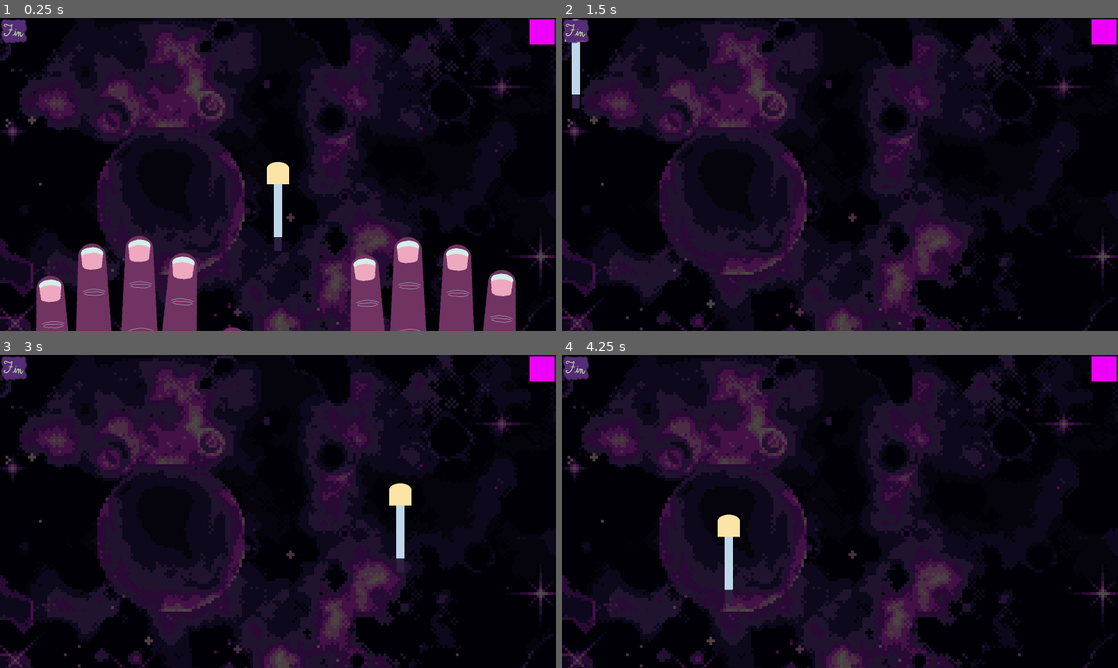
Above: before the commit, frames 1-4 (two rows, left to right).
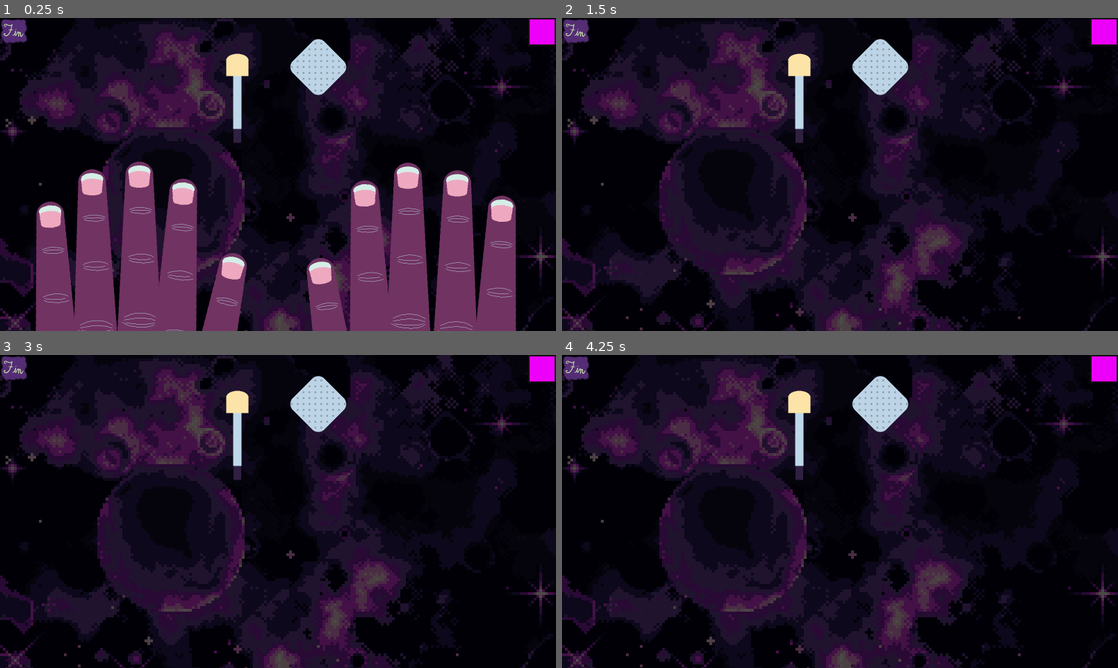
Above: after the commit, the same moments.

Repository: Wake1st/colored-claws
Game: Godot game, scene res://base/main.tscn
Two runs of this game, one before a commit and one after it. Both use one fixed random seed, a clock stepped at 60 frames per second and the inputs below.
Inputs (mouse positions are in pixels of both pictures, inside the frame that each line leads up to):
- Up to frame 1 (0.25 s): no input
- Up to frame 2 (1.5 s): click (573, 30) at 0.5 s; click (573, 30) at 1.25 s
- Up to frame 3 (3 s): click (11, 367) at 2 s; tap Enter at 2.75 s; move the mouse to (400, 495) at 2.77 s; press the mouse at (400, 495) at 2.78 s
- Up to frame 4 (4.25 s): tap Space at 3.5 s; move the mouse to (728, 527) at 3.52 s; release the mouse at (728, 527) at 3.53 s; click (728, 527) at 3.6 s

The runs differ from the first frame. In frame 1, 21% of the frame differs, in the area x 6-93%, y 6-100%; in frame 2, 2.1%; in frame 3, 2.3%; in frame 4, 2.3%.
Error after the commit: Parse Error: Too few arguments for "draw_line()" call. Expected at least 6 but received 4. (res://body/nail.gd:63)

Commit message:
adding cleaning pad WIP

Diff:
--- a/body/Paint.gd
+++ b/body/Paint.gd
@@ -40,3 +40,42 @@
 	# update image and return
 	img.blend_rect_mask(blend, img, img.get_used_rect(), Vector2.ZERO)
 	return img
+
+
+func clear_circle(
+	img: Image,
+	start_position: Vector2,
+	end_position: Vector2,
+	radius: float
+) -> Image:
+# draw the new image
+	var blend: Image = Image.create_empty(img.get_width(), img.get_height(), false, Image.FORMAT_RGBA8)
+	var rect = img.get_used_rect()
+	#
+	#var circle_x = width * cos(angle)
+	#var circle_y = width * sin(angle)
+	#
+	#var current_position: Vector2 = start_position
+	#var paint_vector: Vector2 = end_position - start_position
+	#var height: int = ceili(paint_vector.length())
+	#for r in data.radius:
+		#for i in angle:
+			#current_position = paint_vector * height
+			#
+			#var x: int = start_position.x + current_position.x + circle_x/2 - i * cos(angle) - 1
+			#var y: int = start_position.y + current_position.y +  circle_y/2 - i * sin(angle) - 1
+			#
+			#if rect.has_point(Vector2(x, y)):
+				#blend.set_pixel(x, y, color)
+			#if rect.has_point(Vector2(x, y - 1)):
+				#blend.set_pixel(x, y - 1, color)
+			#if rect.has_point(Vector2(x, y + 1)):
+				#blend.set_pixel(x, y + 1, color)
+			#if rect.has_point(Vector2(x - 1, y)):
+				#blend.set_pixel(x - 1, y, color)
+			#if rect.has_point(Vector2(x + 1, y)):
+				#blend.set_pixel(x + 1, y, color)
+
+	# update image and return
+	img.blend_rect_mask(blend, img, img.get_used_rect(), Vector2.ZERO)
+	return img
--- a/body/nail.gd
+++ b/body/nail.gd
@@ -56,6 +56,30 @@
 	return pixel_changes.size() / pixel_count
 
 
+func clean(data: PadData) -> float:
+	# draw new image and blend
+	var start = data.start_position - global_position + sprite.texture.get_size()/2
+	var end = data.end_position - global_position + sprite.texture.get_size()/2
+	image = Paint.draw_line(image, start, end, data.radius)
+	sprite.texture = ImageTexture.create_from_image(image)
+
+	# note changes
+	for j in image.get_height():
+		for i in image.get_width():
+			var coord = Vector2(i,j)
+			var color = image.get_pixelv(coord)
+			if color == COLOR_ZERO:
+				continue
+
+			if pixel_colors[coord] != color:
+				pixel_colors[coord] = color
+				if !pixel_changes.has(coord):
+					pixel_changes.push_back(coord)
+
+	# update progress and check win
+	return pixel_changes.size() / pixel_count
+
+
 func set_texture(img: Image) -> void:
 	image = img
 	sprite.texture = ImageTexture.create_from_image(img)
--- a/tests/test_brush.tscn
+++ b/tests/test_brush.tscn
@@ -1,6 +1,6 @@
 [gd_scene load_steps=2 format=3 uid="uid://cdjn2vcxjtprs"]
 
-[ext_resource type="PackedScene" uid="uid://dotua67jeg5fg" path="res://tools/brush.tscn" id="1_ulp7j"]
+[ext_resource type="PackedScene" uid="uid://dotua67jeg5fg" path="res://tools/brush/brush.tscn" id="1_ulp7j"]
 
 [node name="TestBrush" type="Node2D"]
 
--- /dev/null
+++ b/tools/ToolData.gd
@@ -0,0 +1 @@
+class_name ToolData
--- a/tools/BrushData.gd
+++ b/tools/brush/BrushData.gd
@@ -1,4 +1,5 @@
 class_name BrushData
+extends ToolData
 
 
 var start_position: Vector2
--- a/tools/brush.gd
+++ b/tools/brush/brush.gd
@@ -1,5 +1,5 @@
 class_name Brush
-extends Node2D
+extends Tool
 
 
 const ROTATION_OFFSET: float = PI/2
@@ -15,7 +15,6 @@
 
 var active: bool
 var pivoting: bool
-
 var last_position: Vector2
 
 
@@ -29,9 +28,7 @@
 	return data
 
 
-func _process(_delta) -> void:
-	var mouse = get_global_mouse_position()
-
+func process(_delta: float, mouse: Vector2) -> void:
 	if pivoting:
 		var vector = global_position.direction_to(mouse)
 		rotation = vector.angle() + ROTATION_OFFSET
@@ -40,7 +37,7 @@
 		position = mouse - hold_offset
 
 
-func _input(event) -> void:
+func input(event: InputEvent) -> void:
 	if event.is_action_pressed("activate_brush"):
 		active = true
 	elif event.is_action_released("activate_brush"):
--- a/tools/brush.tscn
+++ b/tools/brush/brush.tscn
@@ -1,10 +1,11 @@
 [gd_scene load_steps=3 format=3 uid="uid://dotua67jeg5fg"]
 
-[ext_resource type="Script" uid="uid://bxok70rmhr8o6" path="res://tools/brush.gd" id="1_kgsti"]
+[ext_resource type="Script" uid="uid://bxok70rmhr8o6" path="res://tools/brush/brush.gd" id="1_kgsti"]
 [ext_resource type="Texture2D" uid="uid://cgwo5pojc3cuw" path="res://assets/textures/brush.png" id="1_x3xu1"]
 
 [node name="Brush" type="Node2D"]
 script = ExtResource("1_kgsti")
+width = null
 
 [node name="Sprite2D" type="Sprite2D" parent="."]
 texture_filter = 1
--- /dev/null
+++ b/tools/pad/PadData.gd
@@ -0,0 +1,7 @@
+class_name PadData
+extends ToolData
+
+
+var start_position: Vector2
+var end_position: Vector2
+var radius: float
--- /dev/null
+++ b/tools/pad/pad.gd
@@ -0,0 +1,26 @@
+class_name Pad
+extends Tool
+
+
+var active: bool
+var last_position: Vector2
+
+
+func get_data() -> PadData:
+	var data: PadData = PadData.new()
+	data.start_position = last_position
+	data.end_position = global_position
+	data.radius = 16
+	return data
+
+
+func process(_delta: float, mouse: Vector2) -> void:
+	last_position = position
+	position = mouse
+
+
+func input(event: InputEvent) -> void:
+	if event.is_action_pressed("activate_brush"):
+		active = true
+	elif event.is_action_released("activate_brush"):
+		active = false
--- /dev/null
+++ b/tools/pad/pad.tscn
@@ -0,0 +1,12 @@
+[gd_scene load_steps=3 format=3 uid="uid://cgigjcg4p1130"]
+
+[ext_resource type="Script" uid="uid://bmu4r3ch7wwyj" path="res://tools/pad/pad.gd" id="1_xfyqx"]
+[ext_resource type="Texture2D" uid="uid://sgcqx0ryd3uv" path="res://assets/textures/clean-pad.png" id="2_82yi4"]
+
+[node name="Pad" type="Node2D"]
+script = ExtResource("1_xfyqx")
+
+[node name="Sprite2D" type="Sprite2D" parent="."]
+position = Vector2(0, -62)
+rotation = 0.785398
+texture = ExtResource("2_82yi4")
--- /dev/null
+++ b/tools/tool.gd
@@ -0,0 +1,14 @@
+class_name Tool
+extends Node2D
+
+
+func get_data() -> ToolData:
+	return ToolData.new()
+
+
+func process(delta: float, mouse: Vector2) -> void:
+	pass
+
+
+func input(event: InputEvent) -> void:
+	pass
--- /dev/null
+++ b/tools/tool.tscn
@@ -0,0 +1,6 @@
+[gd_scene load_steps=2 format=3 uid="uid://bxpfy3ua0k46d"]
+
+[ext_resource type="Script" uid="uid://bbul7y6ownrxn" path="res://tools/tool.gd" id="1_emdj3"]
+
+[node name="Tool" type="Node2D"]
+script = ExtResource("1_emdj3")
--- /dev/null
+++ b/tools/tool_holder.gd
@@ -0,0 +1,25 @@
+class_name ToolHolder
+extends Area2D
+
+
+signal selected(t: Tool)
+
+@export var tool: Tool
+
+var focused: bool
+
+
+func holster() -> void:
+	tool.global_position = global_position
+	tool.rotation = 0
+
+
+func _input(event) -> void:
+	if focused && Input.is_mouse_button_pressed(MOUSE_BUTTON_LEFT):
+		selected.emit(tool)
+
+func _on_mouse_entered():
+	focused = true
+
+func _on_mouse_exited():
+	focused = false
--- /dev/null
+++ b/tools/tool_holder.tscn
@@ -0,0 +1,16 @@
+[gd_scene load_steps=3 format=3 uid="uid://kd7bie28j37a"]
+
+[ext_resource type="Script" uid="uid://cxq4vcxvwl4e5" path="res://tools/tool_holder.gd" id="1_87rdl"]
+
+[sub_resource type="RectangleShape2D" id="RectangleShape2D_455b8"]
+size = Vector2(100, 200)
+
+[node name="ToolHolder" type="Area2D"]
+script = ExtResource("1_87rdl")
+
+[node name="Area2D" type="CollisionShape2D" parent="."]
+position = Vector2(0, -10)
+shape = SubResource("RectangleShape2D_455b8")
+
+[connection signal="mouse_entered" from="." to="." method="_on_mouse_entered"]
+[connection signal="mouse_exited" from="." to="." method="_on_mouse_exited"]
--- /dev/null
+++ b/work/selector.gd
@@ -0,0 +1,27 @@
+extends Node2D
+
+
+@export var holders: Array[ToolHolder]
+
+var tool_sets: Dictionary[Tool, ToolHolder]
+var current_tool: Tool
+
+
+func _ready() -> void:
+	for holder in holders:
+		holder.selected.connect(_handle_selection)
+		tool_sets.set(holder.tool, holder)
+
+func _process(_delta) -> void:
+	current_tool.process(_delta, get_global_mouse_position())
+
+func _input(event) -> void:
+	current_tool.input(event)
+
+
+func _handle_selection(tool: Tool) -> void:
+	# return current tool to holder
+	tool_sets[tool].holster()
+
+	#
+	current_tool = tool
--- /dev/null
+++ b/work/selector.tscn
@@ -0,0 +1,6 @@
+[gd_scene load_steps=2 format=3 uid="uid://bid6p2glphhoq"]
+
+[ext_resource type="Script" uid="uid://dtugn8ldktsxr" path="res://work/selector.gd" id="1_tey4e"]
+
+[node name="Selector" type="Node2D"]
+script = ExtResource("1_tey4e")
--- a/work/work_zone.gd
+++ b/work/work_zone.gd
@@ -20,7 +20,8 @@
 @onready var nail_9: Nail = %Nail9
 @onready var nail_10: Nail = %Nail10
 
-@onready var brush: Brush = $Brush
+@onready var brush: Brush = %Brush
+@onready var pad: Pad = %Pad
 
 var nails: Array[Nail]
 var completed: bool
@@ -82,6 +83,25 @@
 		if !completed && progress > COMPLETENESS:
 			emit_signal("job_complete")
 			completed = true
+	elif pad.active:
+		var data: PadData = pad.get_data()
+
+		var progress: float = 0
+		for nail in nails:
+			# only update the nail we draw to
+			if _check_pad_bounds(data, nail):
+				if active_nail == null:
+					# setup for commands
+					active_nail = nail
+					before_image = nail.image.duplicate(true)
+				elif active_nail != nail:
+					# the nail has changed, set a new command
+					Commands.add(active_nail, before_image, active_nail.image.duplicate(true))
+					active_nail = nail
+					before_image = nail.image.duplicate(true)
+
+				# draw on the nail
+				progress -= nail.clean(data) * 0.1
 	elif active_nail:
 		# store complete change
 		Commands.add(active_nail, before_image, active_nail.image.duplicate(true))
@@ -117,3 +137,21 @@
 	) || (
 		rect.has_point(end_neg) || rect.has_point(end_pos)
 	)
+
+
+func _check_pad_bounds(data: PadData, nail: Nail) -> bool:
+	var rect: Rect2 = nail.get_rect()
+	rect.position += nail.global_position
+
+	var arm = Vector2(data.radius/2, 0)
+
+	var start_neg = data.start_position - arm
+	var start_pos = data.start_position + arm
+	var end_neg = data.end_position - arm
+	var end_pos = data.end_position + arm
+
+	return (
+		rect.has_point(start_neg) || rect.has_point(start_pos)
+	) || (
+		rect.has_point(end_neg) || rect.has_point(end_pos)
+	)
--- a/work/work_zone.tscn
+++ b/work/work_zone.tscn
@@ -1,8 +1,11 @@
-[gd_scene load_steps=4 format=3 uid="uid://dujb3mc1m2m6y"]
+[gd_scene load_steps=7 format=3 uid="uid://dujb3mc1m2m6y"]
 
 [ext_resource type="Script" uid="uid://dofaksfjn7ble" path="res://work/work_zone.gd" id="1_ax42b"]
 [ext_resource type="PackedScene" uid="uid://cqw6q088qb4dy" path="res://body/nail.tscn" id="1_yga80"]
-[ext_resource type="PackedScene" uid="uid://dotua67jeg5fg" path="res://tools/brush.tscn" id="2_ax42b"]
+[ext_resource type="PackedScene" uid="uid://dotua67jeg5fg" path="res://tools/brush/brush.tscn" id="2_ax42b"]
+[ext_resource type="PackedScene" uid="uid://bid6p2glphhoq" path="res://work/selector.tscn" id="3_70tq2"]
+[ext_resource type="PackedScene" uid="uid://kd7bie28j37a" path="res://tools/tool_holder.tscn" id="3_esr3d"]
+[ext_resource type="PackedScene" uid="uid://cgigjcg4p1130" path="res://tools/pad/pad.tscn" id="5_xq6ba"]
 
 [node name="WorkZone" type="Node2D"]
 script = ExtResource("1_ax42b")
@@ -60,5 +63,21 @@
 position = Vector2(644, 61)
 rotation = 0.0503265
 
-[node name="Brush" parent="." instance=ExtResource("2_ax42b")]
-position = Vector2(0, -45)
+[node name="Selector" parent="." node_paths=PackedStringArray("holders") instance=ExtResource("3_70tq2")]
+holders = [NodePath("BrushHolder"), NodePath("PadHolder")]
+
+[node name="BrushHolder" parent="Selector" node_paths=PackedStringArray("tool") instance=ExtResource("3_esr3d")]
+position = Vector2(-117, -247)
+tool = NodePath("Brush")
+
+[node name="Brush" parent="Selector/BrushHolder" instance=ExtResource("2_ax42b")]
+unique_name_in_owner = true
+position = Vector2(0, 156)
+width = null
+
+[node name="PadHolder" parent="Selector" node_paths=PackedStringArray("tool") instance=ExtResource("3_esr3d")]
+position = Vector2(116, -247)
+tool = NodePath("Pad")
+
+[node name="Pad" parent="Selector/PadHolder" instance=ExtResource("5_xq6ba")]
+unique_name_in_owner = true
Binary file added: assets/textures/clean-pad.aseprite
Binary file added: assets/textures/clean-pad.png
Not shown, added: assets/textures/clean-pad.png.import
Not shown, added: tools/ToolData.gd.uid
Renamed: tools/BrushData.gd.uid -> tools/brush/BrushData.gd.uid
Renamed: tools/brush.gd.uid -> tools/brush/brush.gd.uid
Not shown, added: tools/pad/PadData.gd.uid
Not shown, added: tools/pad/pad.gd.uid
Not shown, added: tools/tool.gd.uid
Not shown, added: tools/tool_holder.gd.uid
Not shown, added: work/selector.gd.uid
